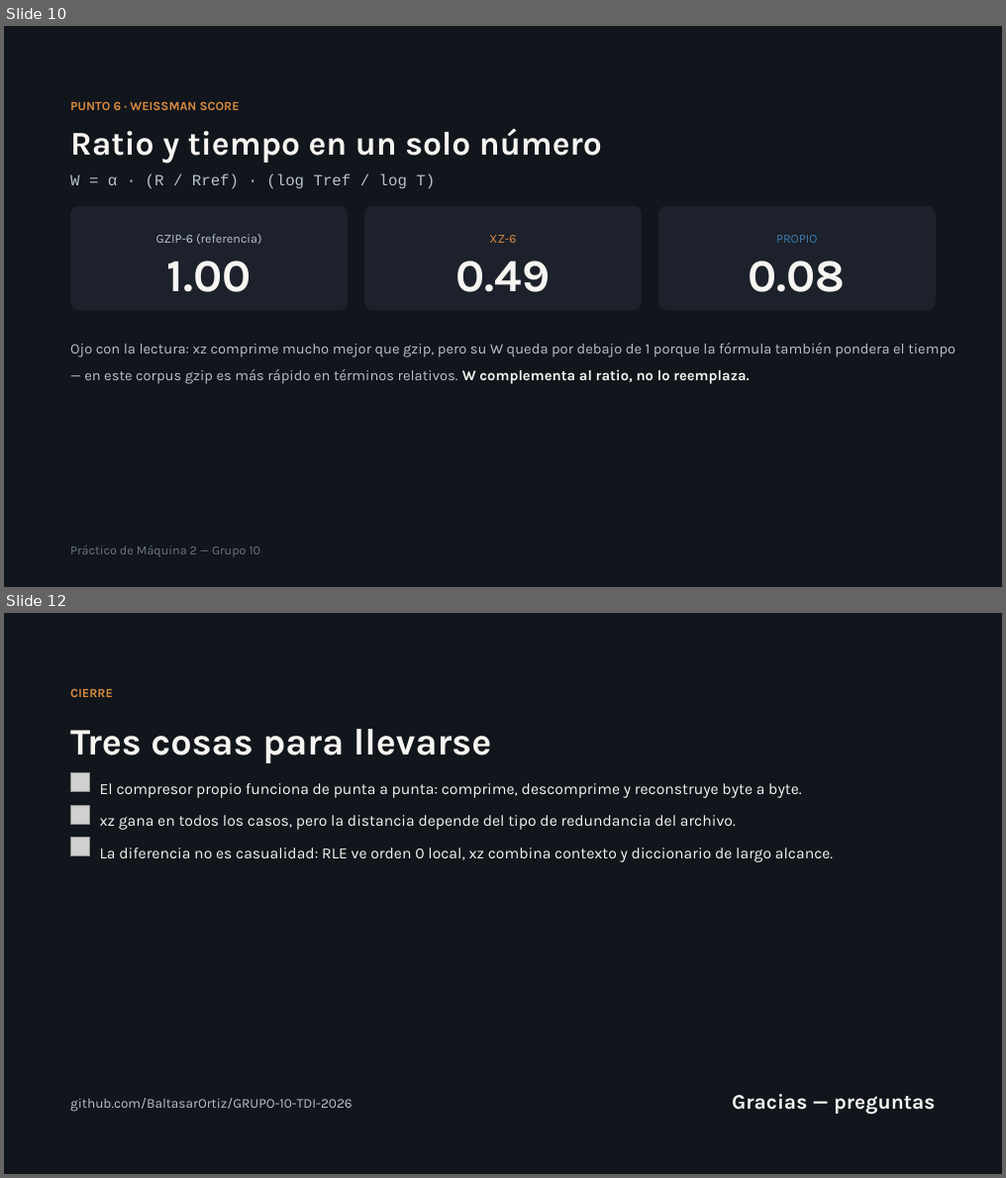
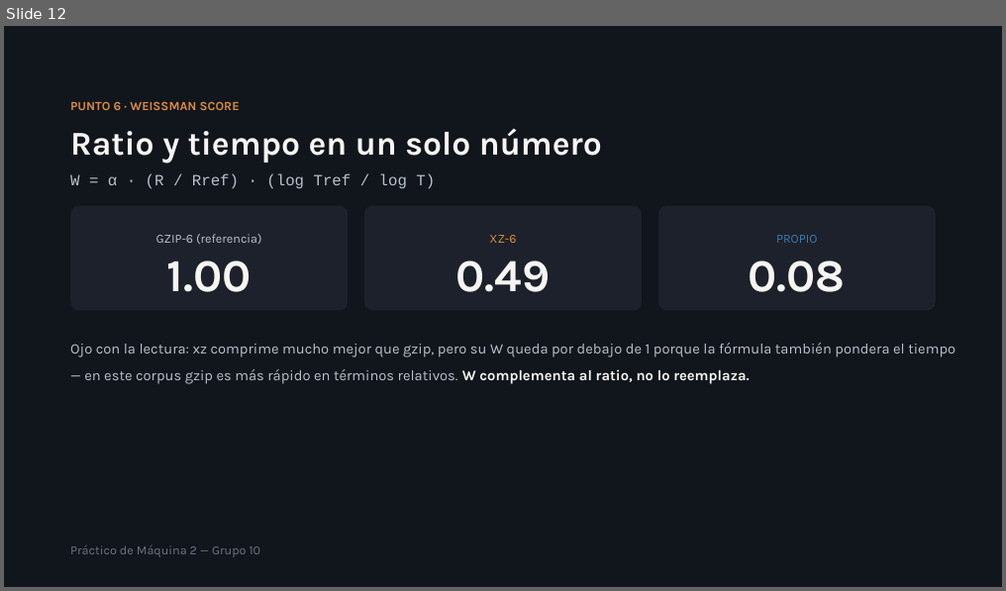
Before and after one commit to BaltasarOrtiz/FACULTAD-FCEFN, a slide deck: Teoria de la Información/Parcial 1/Presentaciones/Práctico de Máquina 2 — RLE+Shannon vs xz.pptx. Shown one above the other, each under a label of ours: slides 10 and 12 before the commit, slide 12 after it; the slides between them are not shown. The pictures are 1006x1178 and 1006x591 pixels, drawn with LibreOffice and Linux fonts; fonts in the diff are those of the drawing; grey boxes stand for pictures. Boxes give left, top, right and bottom in pixels: in the first picture for what was removed or moved away, otherwise in the second. Text is boxed around its words. In the diff, an @@ line names an element or a change of style, - is before the commit and + after.

```diff
--- a/Teoria de la Información/Parcial 1/Presentaciones/Práctico de Máquina 2 — RLE+Shannon vs xz.pptx
+++ b/Teoria de la Información/Parcial 1/Presentaciones/Práctico de Máquina 2 — RLE+Shannon vs xz.pptx
@@ slide 12 removed at [4,613,1002,1174], background #11151C @@
@@ text removed at [70,688,113,697] @@
-CIERRE
@@ title removed at [70,729,492,763] @@
-Tres cosas para llevarse
@@ picture removed at [70,773,89,792] @@
@@ text removed at [100,783,801,798] @@
-El compresor propio funciona de punta a punta: comprime, descomprime y reconstruye byte a byte.
@@ picture removed at [70,805,89,824] @@
@@ text removed at [100,815,736,830] @@
-xz gana en todos los casos, pero la distancia depende del tipo de redundancia del archivo.
@@ picture removed at [70,838,89,857] @@
@@ text removed at [100,848,833,862] @@
-La diferencia no es casualidad: RLE ve orden 0 local, xz combina contexto y diccionario de largo alcance.
@@ text removed at [70,1098,352,1112] @@
-github.com/BaltasarOrtiz/GRUPO-10-TDI-2026
@@ text removed at [732,1094,935,1115] @@
-Gracias — preguntas
@@ what was slide 10 is now slide 12 @@
```
Also in this commit, not shown: 7 slides changed, 7 slides added, 1 other slide removed, 4 other files.
